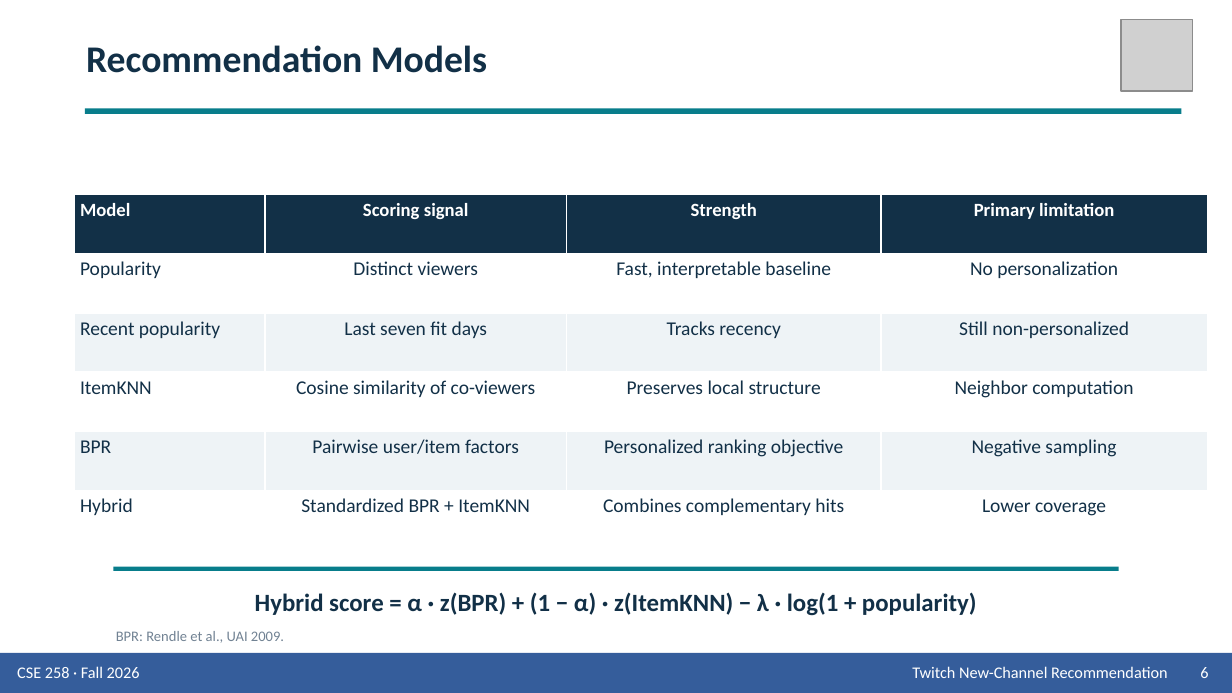
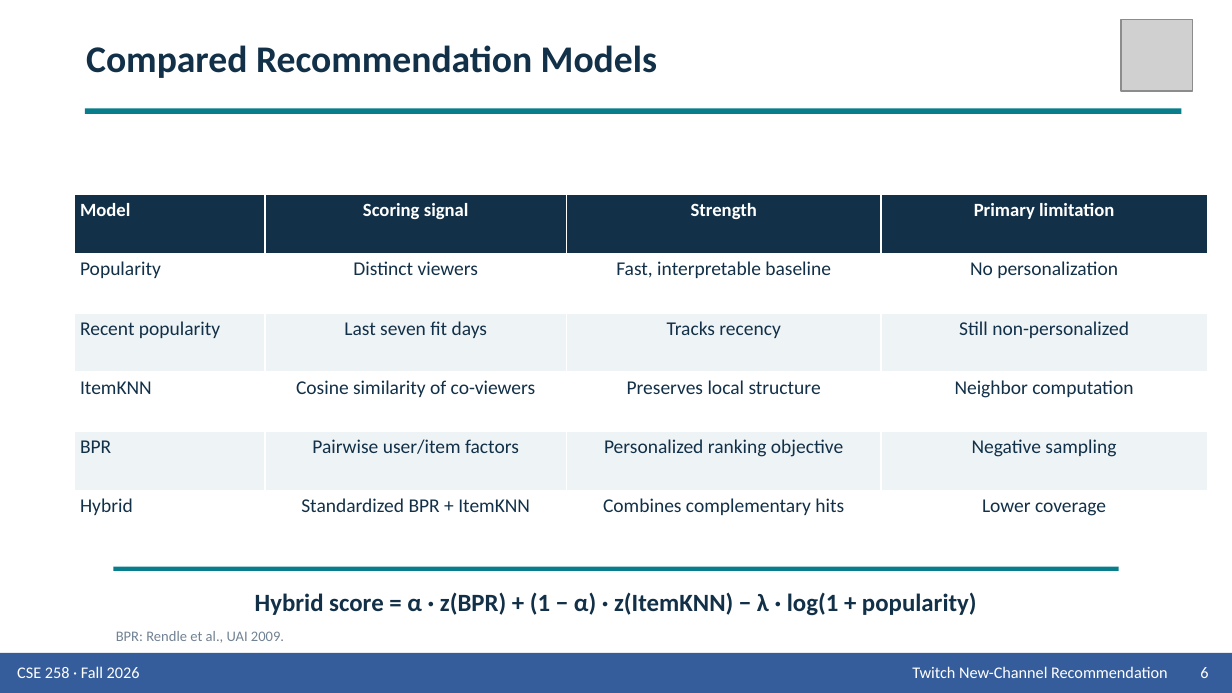
Before and after one commit to Wen-Chieh-Lo/You-know-who-did-God-did-, a slide deck: slide 6 of presentation/Group_9_Presentation_Twitch.pptx. Drawn at 1232x693 pixels with LibreOffice and Linux fonts; fonts in the diff are those of the drawing; grey boxes stand for pictures. Boxes give left, top, right and bottom in pixels: in the first picture for what was removed or moved away, otherwise in the second. Text is boxed around its words. In the diff, an @@ line names an element or a change of style, - is before the commit and + after.

```diff
--- a/presentation/Group_9_Presentation_Twitch.pptx
+++ b/presentation/Group_9_Presentation_Twitch.pptx
@@ text at <box>86,45,657,78</box>: text changed @@
-Recommendation Models
+Compared Recommendation Models
```
Also in this commit, not shown: 12 other slides changed, 2 other files.
